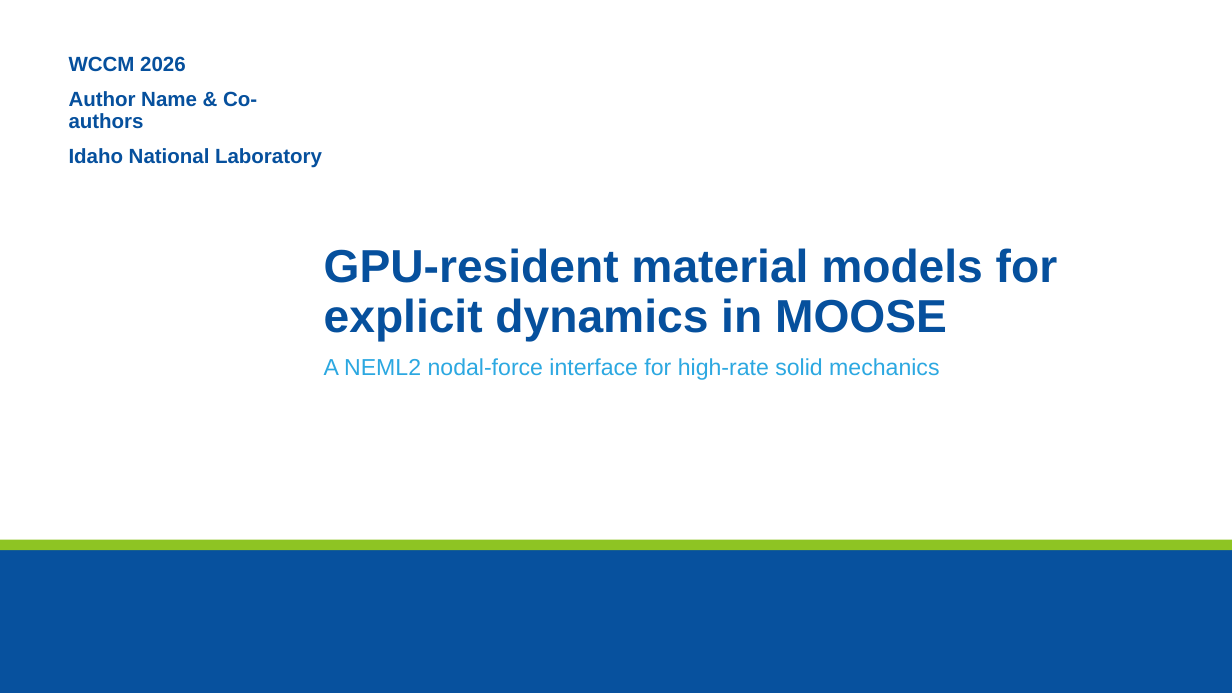
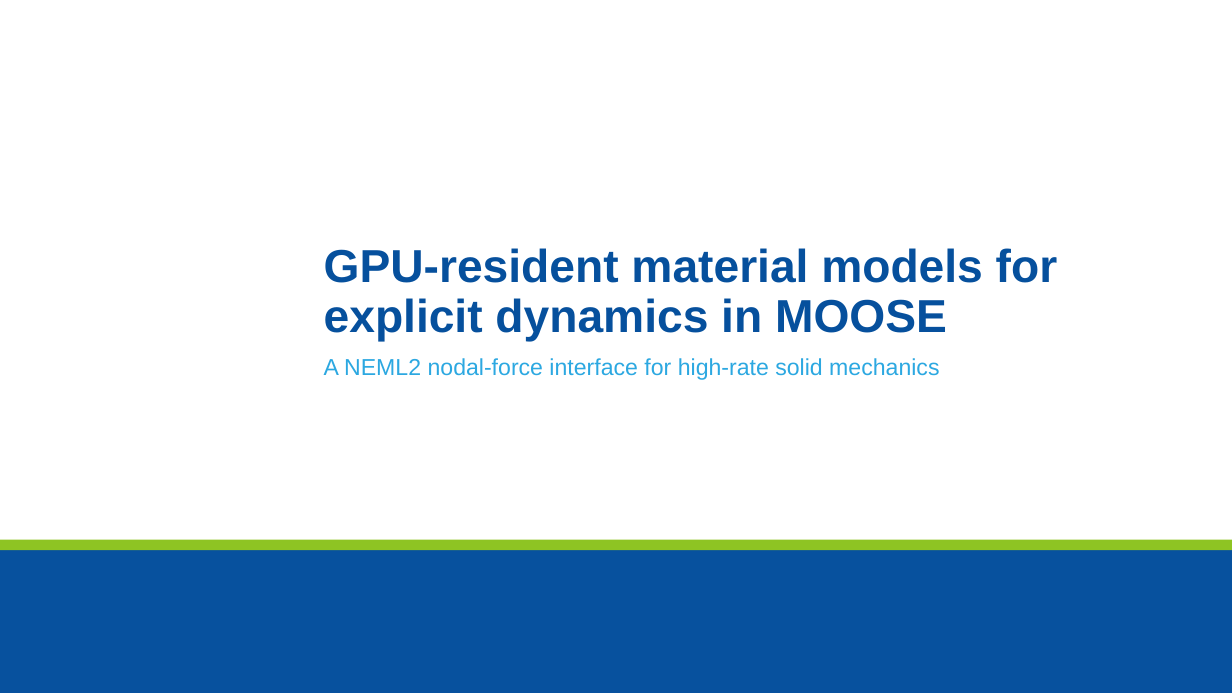
Before and after one commit to maxnezdyur/marlin, a slide deck: slide 1 of examples/impact/slide_assets/WCCM_NEML2_explicit_dynamics_v2.pptx. Drawn at 1232x693 pixels with LibreOffice and Linux fonts; fonts in the diff are those of the drawing; background and template pictures are left out. Boxes give left, top, right and bottom in pixels: in the first picture for what was removed or moved away, otherwise in the second. Text is boxed around its words. In the diff, an @@ line names an element or a change of style, - is before the commit and + after.

```diff
--- a/examples/impact/slide_assets/WCCM_NEML2_explicit_dynamics_v2.pptx
+++ b/examples/impact/slide_assets/WCCM_NEML2_explicit_dynamics_v2.pptx
@@ text removed at <box>69,56,322,168</box> @@
-WCCM 2026
-Author Name & Co-authors
-Idaho National Laboratory
```
Also in this commit, not shown: 14 other slides changed, 2 other files.
